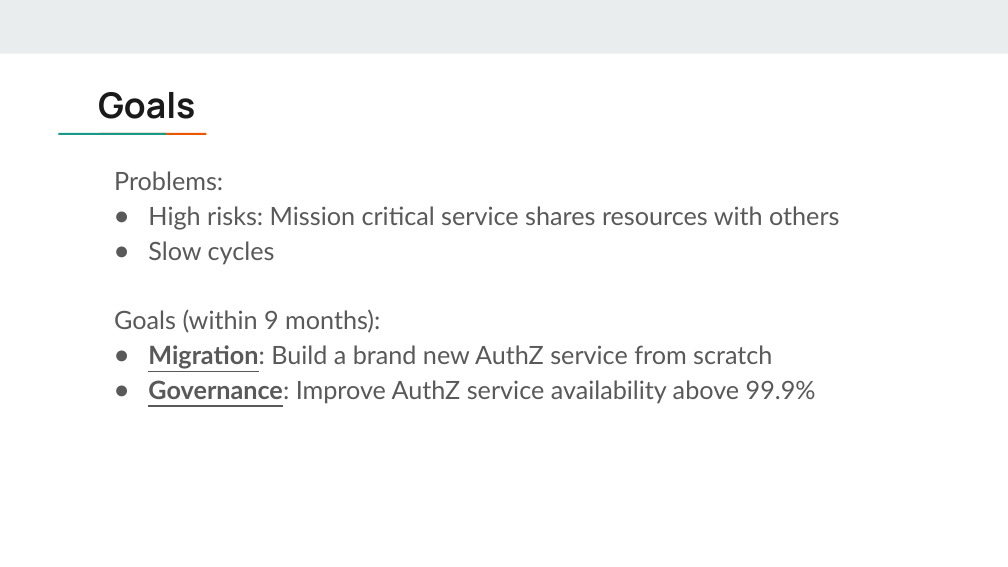
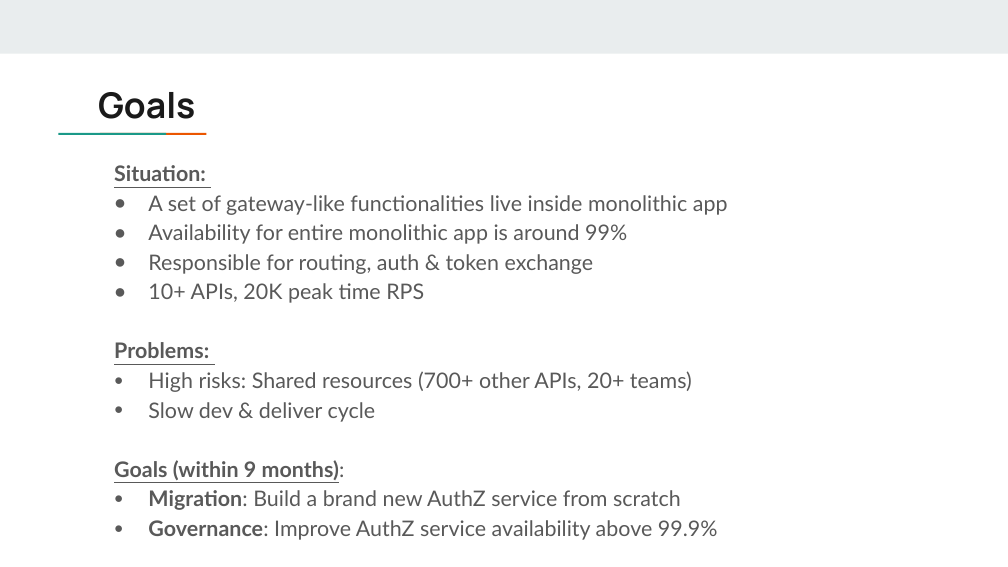
Before and after one commit to DreamOfTheRedChamber/my-resume, a slide deck: slide 4 of ExperiencesTalks/AuthzServiceMigration.pptx. Drawn at 1008x567 pixels with LibreOffice and Linux fonts; fonts in the diff are those of the drawing. Boxes give left, top, right and bottom in pixels: in the first picture for what was removed or moved away, otherwise in the second. Text is boxed around its words. In the diff, an @@ line names an element or a change of style, - is before the commit and + after.

```diff
--- a/ExperiencesTalks/AuthzServiceMigration.pptx
+++ b/ExperiencesTalks/AuthzServiceMigration.pptx
@@ text at [114,165,728,303]: paragraphs added @@
+Situation:
+● A set of gateway-like functionalities live inside monolithic app
+● Availability for entire monolithic app is around 99%
+● Responsible for routing, auth & token exchange
+● 10+ APIs, 20K peak time RPS
@@ text at [114,342,718,540]: size 18 to 15.3 pt in "Problems:", "Goals (within 9 months):", "Migration: Build a brand new AuthZ service ...", "Governance: Improve AuthZ service availability above 99.9%"; bold on, underline on in "Problems:", "Goals (within 9 months):"; underline off in "Migration:", "Governance:" @@
@@ text at [148,371,692,422]: text changed; size 18 to 15.3 pt @@
-● High risks: Mission critical service shares resources with others
-● Slow cycles
+● High risks: Shared resources (700+ other APIs, 20+ teams)
+● Slow dev & deliver cycle
```
Also in this commit, not shown: 10 other slides changed, 10 slides added, 9 slides removed.
